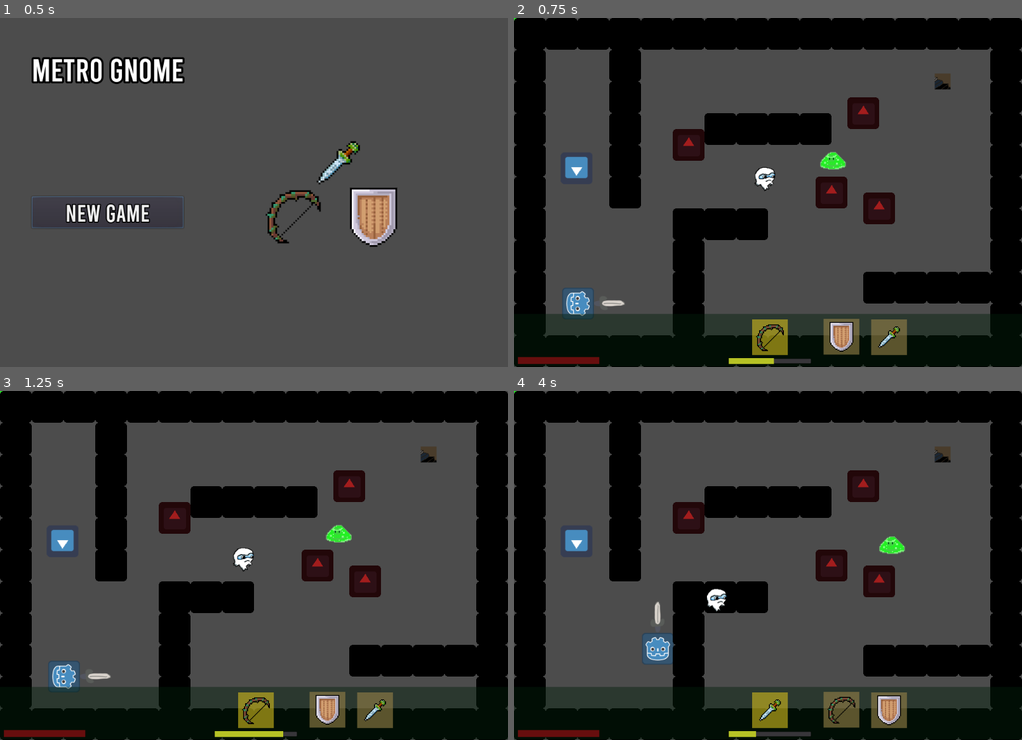
Above: before the commit, frames 1-4 (two rows, left to right).
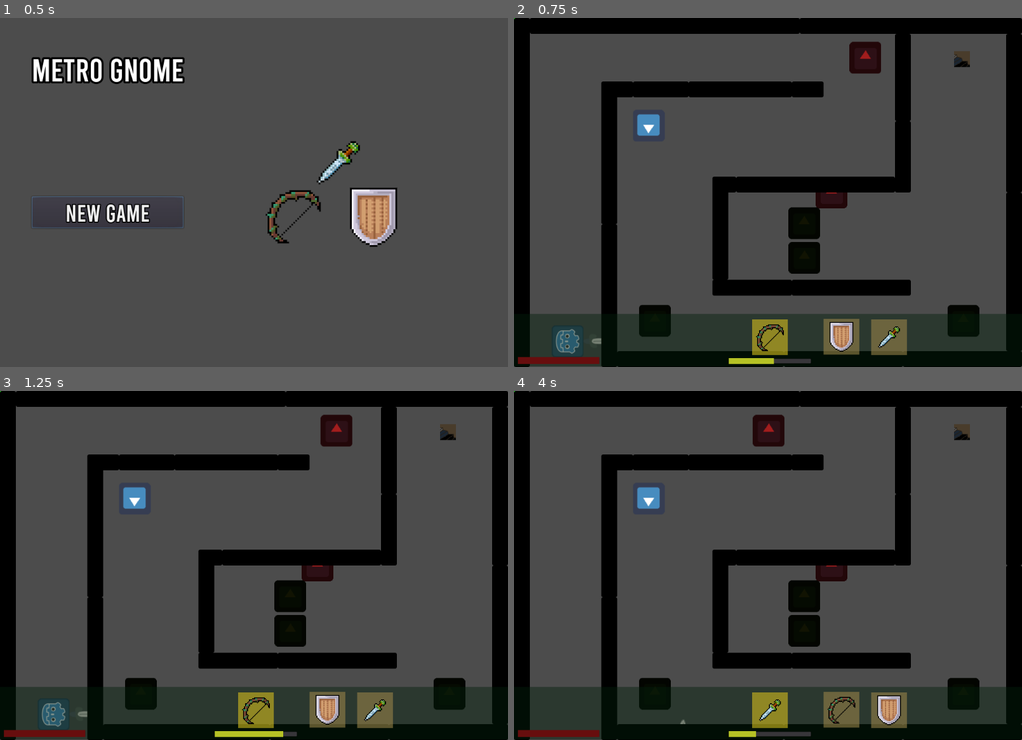
Above: after the commit, the same moments.

Repository: mfurtak/gmtk-game-jam-2019
Game: Godot game, scene res://menus/MainMenu.tscn
Two runs of this game, one before a commit and one after it. Both use one fixed random seed, a clock stepped at 60 frames per second and the inputs below. The engine's default icon, where the game draws it, is replaced by a stand-in: a white triangle on a blue panel in a dark square.
Inputs:
- Up to frame 1 (0.5 s): no input
- Up to frame 2 (0.75 s): click "New Game" at 0.5 s
- Up to frame 3 (1.25 s): no input
- Up to frame 4 (4 s): hold Right (ui_right) 1.28-2.03 s; tap Space (ui_select) at 1.52, 2.27, 3.77 s; hold Down (ui_down) 2.03-2.78 s; hold Right (ui_right) 2.78-3.53 s; hold Up (ui_up) from 3.53 s (still down)

Frame 1 is identical in both runs. In frame 2, 36% of the frame differs, in the area x 0-100%, y 0-100%; in frame 3, 36%; in frame 4, 36%.

Commit message:
Yeah whatever

Diff:
--- a/gmtk-godot/Goomba.gd
+++ b/gmtk-godot/Goomba.gd
@@ -7,7 +7,6 @@
 # Go right
 var direction = Vector2()
 var velocity = Vector2()
-var can_move = true
 
 # Called when the node enters the scene tree for the first time.
 func _ready():
@@ -21,8 +20,6 @@
 
 	var collision = move_and_collide(velocity)
 	if collision:
-		can_move = false
-		$GoombaWaitTimer.start()
 		velocity.x = 0
 		direction.x = -direction.x
 
@@ -34,6 +31,3 @@
 
 func on_shield_attacked(damage):
 	pass
-
-func _on_GoombaWaitTimer_timeout():
-	can_move = true
--- a/gmtk-godot/LevelAnit.tscn
+++ b/gmtk-godot/LevelAnit.tscn
@@ -21,57 +21,6 @@
 [node name="GoombaHorizontal" parent="Enemies" instance=ExtResource( 2 )]
 position = Vector2( 719.373, 80.3463 )
 script = ExtResource( 3 )
-
-[node name="GoombaWaitTimer" type="Timer" parent="Enemies/GoombaHorizontal"]
-wait_time = 0.4
-
-[node name="GoombaHorizontal6" parent="Enemies" instance=ExtResource( 2 )]
-editor/display_folded = true
-position = Vector2( 854.327, 276.886 )
-script = ExtResource( 3 )
-
-[node name="GoombaWaitTimer" type="Timer" parent="Enemies/GoombaHorizontal6"]
-wait_time = 0.4
-
-[node name="GoombaHorizontal7" parent="Enemies" instance=ExtResource( 2 )]
-editor/display_folded = true
-position = Vector2( 949.651, 175.671 )
-script = ExtResource( 3 )
-
-[node name="GoombaWaitTimer" type="Timer" parent="Enemies/GoombaHorizontal7"]
-wait_time = 0.4
-
-[node name="GoombaHorizontal5" parent="Enemies" instance=ExtResource( 2 )]
-editor/display_folded = true
-position = Vector2( 103.514, 221.726 )
-script = ExtResource( 3 )
-
-[node name="GoombaWaitTimer" type="Timer" parent="Enemies/GoombaHorizontal5"]
-wait_time = 0.4
-
-[node name="GoombaHorizontal2" parent="Enemies" instance=ExtResource( 2 )]
-editor/display_folded = true
-position = Vector2( 296.84, 351.324 )
-script = ExtResource( 3 )
-
-[node name="GoombaWaitTimer" type="Timer" parent="Enemies/GoombaHorizontal2"]
-wait_time = 0.4
-
-[node name="GoombaHorizontal3" parent="Enemies" instance=ExtResource( 2 )]
-editor/display_folded = true
-position = Vector2( 354.142, 428.976 )
-script = ExtResource( 3 )
-
-[node name="GoombaWaitTimer" type="Timer" parent="Enemies/GoombaHorizontal3"]
-wait_time = 0.4
-
-[node name="GoombaHorizontal4" parent="Enemies" instance=ExtResource( 2 )]
-editor/display_folded = true
-position = Vector2( 247.036, 505.021 )
-script = ExtResource( 3 )
-
-[node name="GoombaWaitTimer" type="Timer" parent="Enemies/GoombaHorizontal4"]
-wait_time = 0.4
 
 [node name="ShieldBash4" parent="Enemies" instance=ExtResource( 2 )]
 modulate = Color( 0.101961, 0.670588, 0.0823529, 1 )
--- a/gmtk-godot/Main.gd
+++ b/gmtk-godot/Main.gd
@@ -1,6 +1,6 @@
 extends Node
 
-var current_level = "res://Level1.tscn"
+var current_level = "res://LevelAnit.tscn"
 var level
 
 func _ready():
--- a/gmtk-godot/Main.tscn
+++ b/gmtk-godot/Main.tscn
@@ -4,12 +4,12 @@
 [ext_resource path="res://Player.tscn" type="PackedScene" id=2]
 [ext_resource path="res://DeadPlayer.tscn" type="PackedScene" id=3]
 [ext_resource path="res://HUD.tscn" type="PackedScene" id=4]
-[ext_resource path="res://blob.png" type="Texture" id=5]
-[ext_resource path="res://ScreenShake.tscn" type="PackedScene" id=6]
+[ext_resource path="res://ScreenShake.tscn" type="PackedScene" id=5]
+[ext_resource path="res://blob.png" type="Texture" id=6]
 
 [sub_resource type="SpriteFrames" id=1]
 animations = [ {
-"frames": [ ExtResource( 5 ) ],
+"frames": [ ExtResource( 6 ) ],
 "loop": true,
 "name": "default",
 "speed": 5.0
--- a/gmtk-godot/Player.gd
+++ b/gmtk-godot/Player.gd
@@ -126,6 +126,8 @@
 				pass
 		can_take_damage = false
 		$InjuryRecoveryTimer.start()
+	else:
+		print("CAN'T TOUCH THIS")
 
 	#TODO send enemy to death scene
 	if (current_health <= 0 && !is_dead):
--- a/gmtk-godot/Player.tscn
+++ b/gmtk-godot/Player.tscn
@@ -43,6 +43,7 @@
 [node name="Player" type="KinematicBody2D" groups=[
 "ItemSwap",
 ]]
+editor/display_folded = true
 position = Vector2( 416, 192 )
 script = ExtResource( 1 )
 
Not shown: 1 places in gmtk-godot/Main.tscn that only renumber resources
